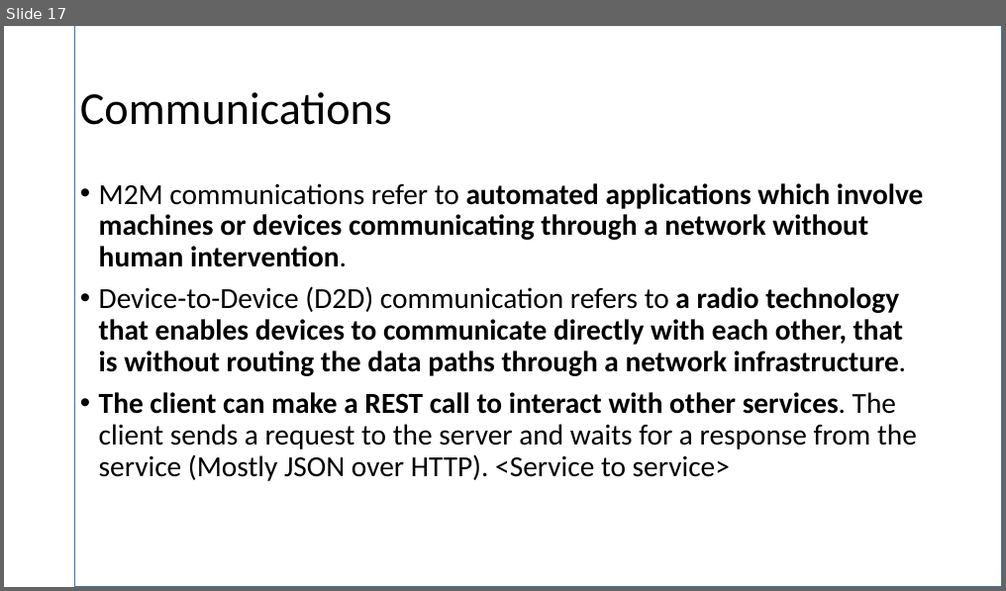
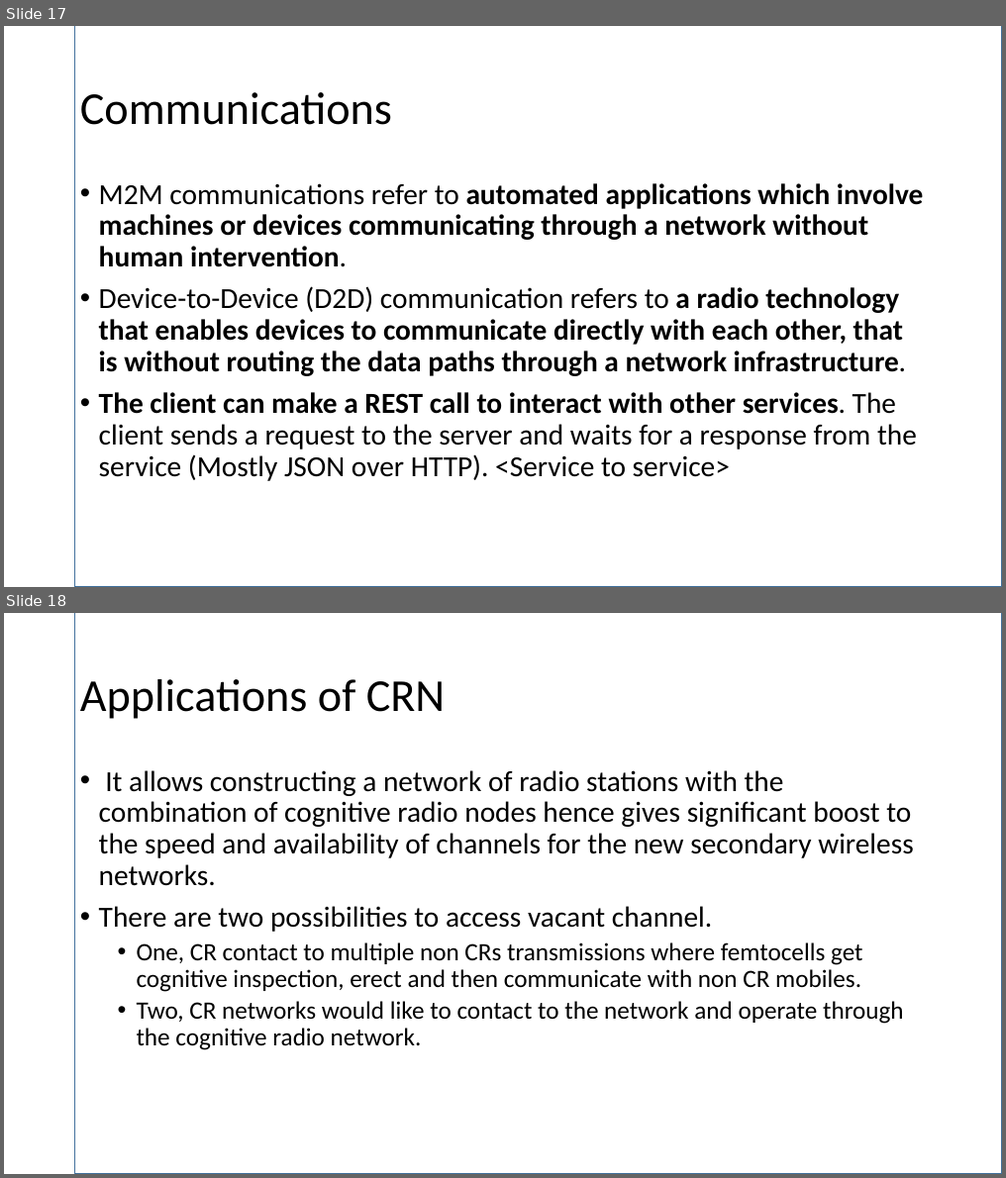
Before and after one commit to vk0810-k/College-B.Tech, a slide deck: Fourth Year/SEM VII/Mobile Computing - Prof. Preeti Godabole/MC-PPT/Unit 4-CRN.pptx. Shown one above the other, each under a label of ours: slide 17 before the commit, slides 17 and 18 after it. The pictures are 1006x591 and 1006x1178 pixels, drawn with LibreOffice and Linux fonts; fonts in the diff are those of the drawing; background and template pictures are left out. Boxes give left, top, right and bottom in pixels: in the first picture for what was removed or moved away, otherwise in the second. Text is boxed around its words. In the diff, an @@ line names an element or a change of style, - is before the commit and + after.

```diff
--- a/Fourth Year/SEM VII/Mobile Computing - Prof. Preeti Godabole/MC-PPT/Unit 4-CRN.pptx
+++ b/Fourth Year/SEM VII/Mobile Computing - Prof. Preeti Godabole/MC-PPT/Unit 4-CRN.pptx
@@ slide 18 added at (4,613,1002,1174), background picture (left out) @@
@@ rectangle added at (75,613,1002,1174), fill #FFFFFF, outline #43739E 1 pt @@
@@ title added at (80,679,445,719), 44 pt, text #000000 @@
+Applications of CRN
@@ text added at (99,770,914,1051), 28 pt, text #000000 @@
+• It allows constructing a network of radio stations with the combination of cognitive radio nodes hence gives significant boost to the speed and availability of channels for the new secondary wireless networks.
+• There are two possibilities to access vacant channel.
+  • One, CR contact to multiple non CRs transmissions where femtocells get cognitive inspection, erect and then communicate with non CR mobiles.
+  • Two, CR networks would like to contact to the network and operate through the cognitive radio network.
```
Also in this commit, not shown: 1 slide changed, 1 other slide added, 2 slides removed, 46 other files.
